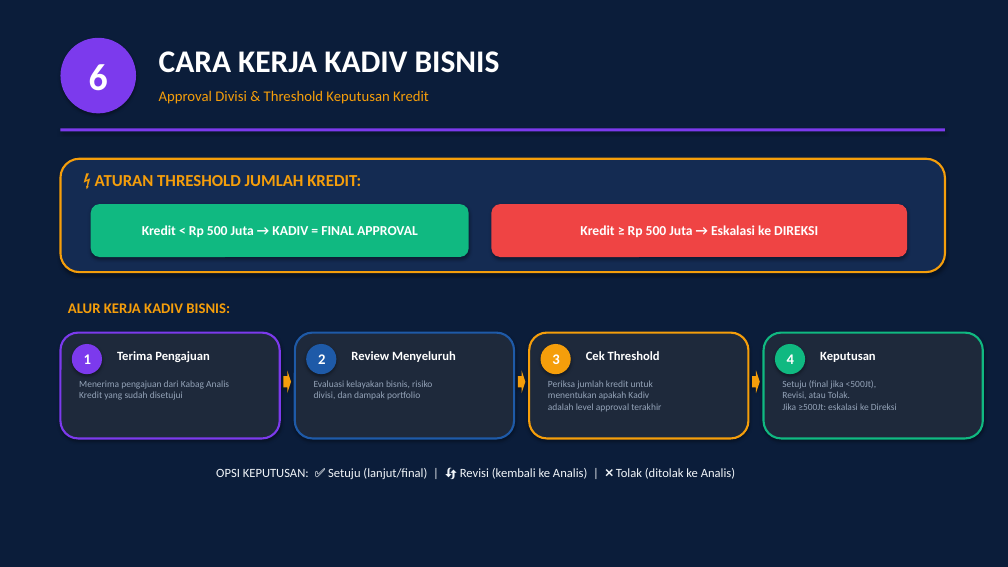
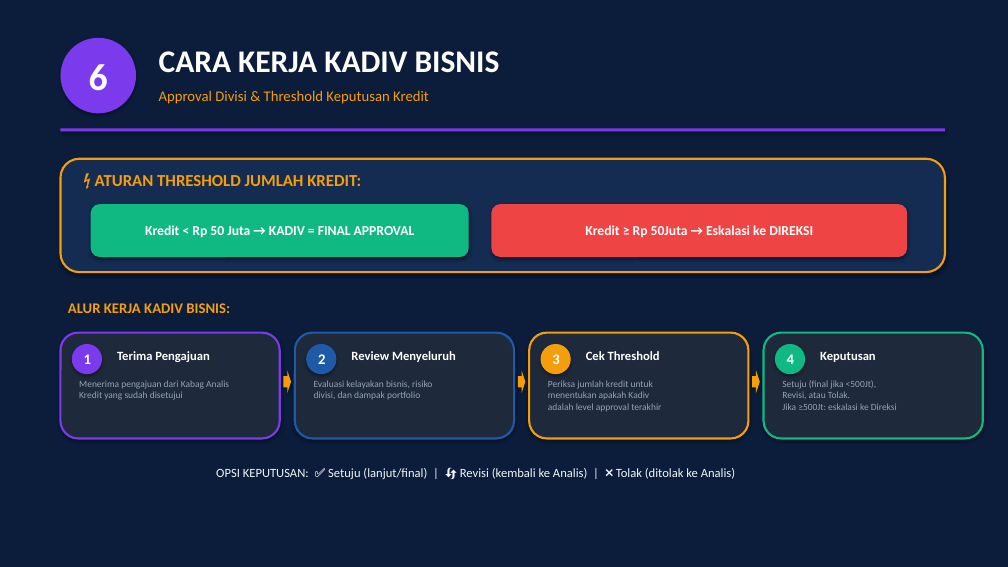
Before and after one commit to Rafiadi28/andrian, a slide deck: slide 12 of Presentasi_Sistem_Kredit_BPR_Wonosobo.pptx. Drawn at 1008x567 pixels with LibreOffice and Linux fonts; fonts in the diff are those of the drawing. Boxes give left, top, right and bottom in pixels: in the first picture for what was removed or moved away, otherwise in the second. Text is boxed around its words. In the diff, an @@ line names an element or a change of style, - is before the commit and + after.

```diff
--- a/Presentasi_Sistem_Kredit_BPR_Wonosobo.pptx
+++ b/Presentasi_Sistem_Kredit_BPR_Wonosobo.pptx
@@ text in rounded rectangle at box(145, 225, 415, 237): text changed @@
-Kredit < Rp 500 Juta → KADIV = FINAL APPROVAL
+Kredit < Rp 50 Juta → KADIV = FINAL APPROVAL
@@ text in rounded rectangle at box(585, 225, 813, 237): text changed @@
-Kredit ≥ Rp 500 Juta → Eskalasi ke DIREKSI
+Kredit ≥ Rp 50Juta → Eskalasi ke DIREKSI
```
Also in this commit, not shown: 1 other slide changed, 2 other files.
